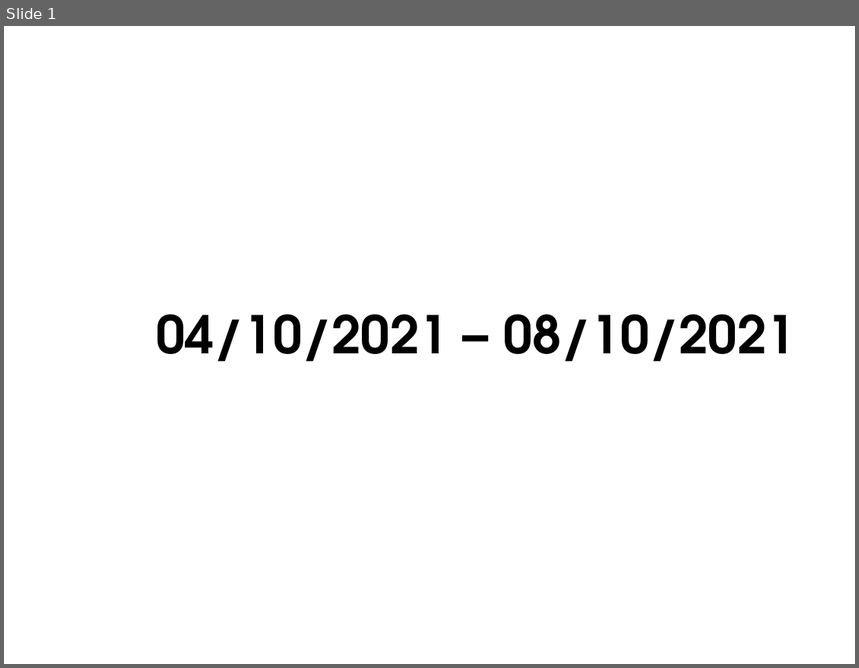
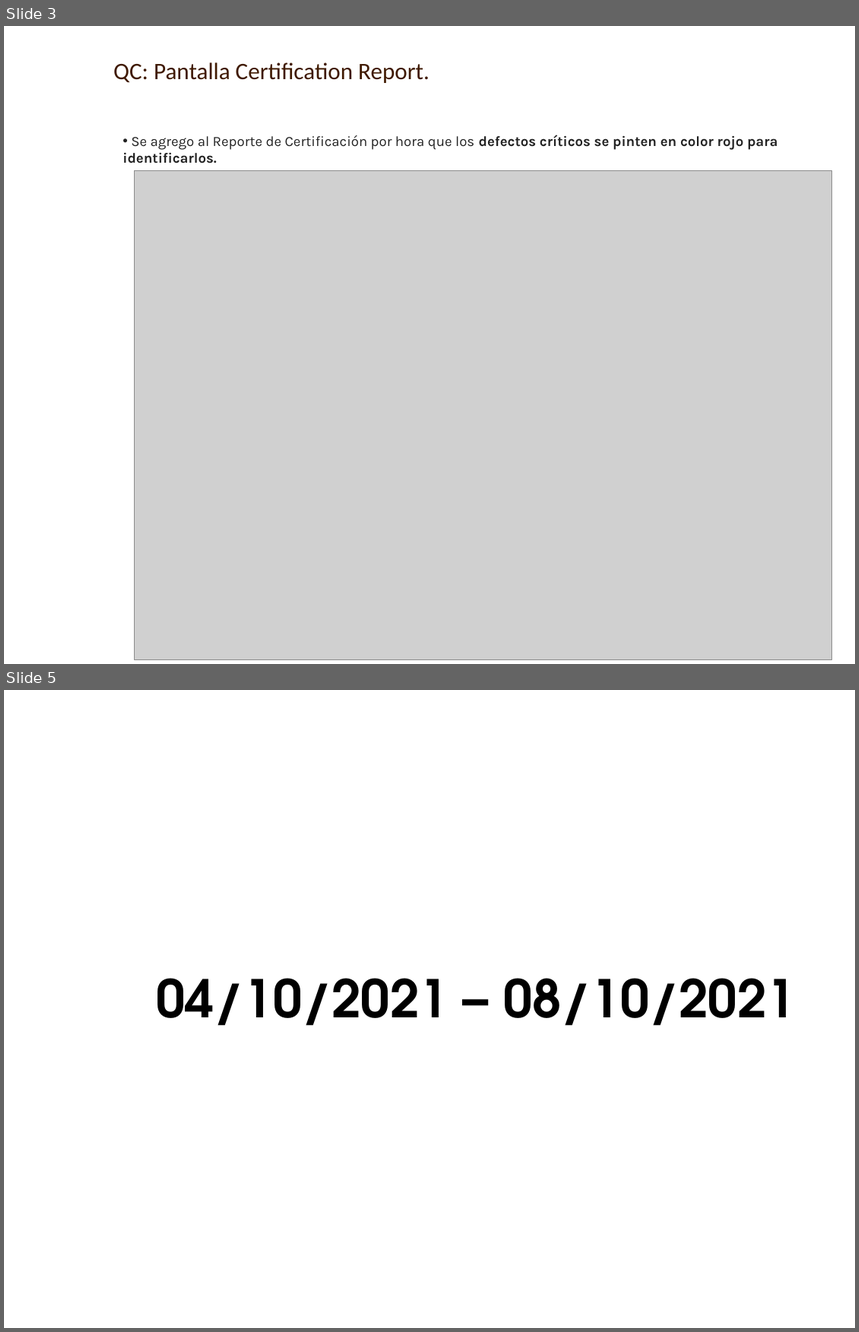
Before and after one commit to AXDELAROSA/CONTROL_QUALITY, a slide deck: 60_PPM'S_CERTIFICACION/Docs/IT_DEV_PPMS_CERTIFICACION_REPORT.pptx. Shown one above the other, each under a label of ours: slide 1 before the commit, slides 3 and 5 after it; the slides between them are not shown. The pictures are 859x668 and 859x1332 pixels, drawn with LibreOffice and Linux fonts; fonts in the diff are those of the drawing; grey boxes stand for pictures; background and template pictures are left out. Boxes give left, top, right and bottom in pixels: in the first picture for what was removed or moved away, otherwise in the second. Text is boxed around its words. In the diff, an @@ line names an element or a change of style, - is before the commit and + after.

```diff
--- a/60_PPM'S_CERTIFICACION/Docs/IT_DEV_PPMS_CERTIFICACION_REPORT.pptx
+++ b/60_PPM'S_CERTIFICACION/Docs/IT_DEV_PPMS_CERTIFICACION_REPORT.pptx
@@ slide 3 added at box(4, 26, 855, 664), background picture (left out) @@
@@ text added at box(113, 62, 430, 83), 20 pt, text #3F1900 @@
+QC: Pantalla Certification Report.
@@ text added at box(123, 135, 778, 164), 12 pt, text #222222, bold @@
+• Se agrego al Reporte de Certificación por hora que los defectos críticos se pinten en color rojo para identificarlos.
@@ picture added at box(135, 170, 832, 660) @@
@@ what was slide 1 is now slide 5 @@
```
Also in this commit, not shown: 3 other slides added, 13 other files.
